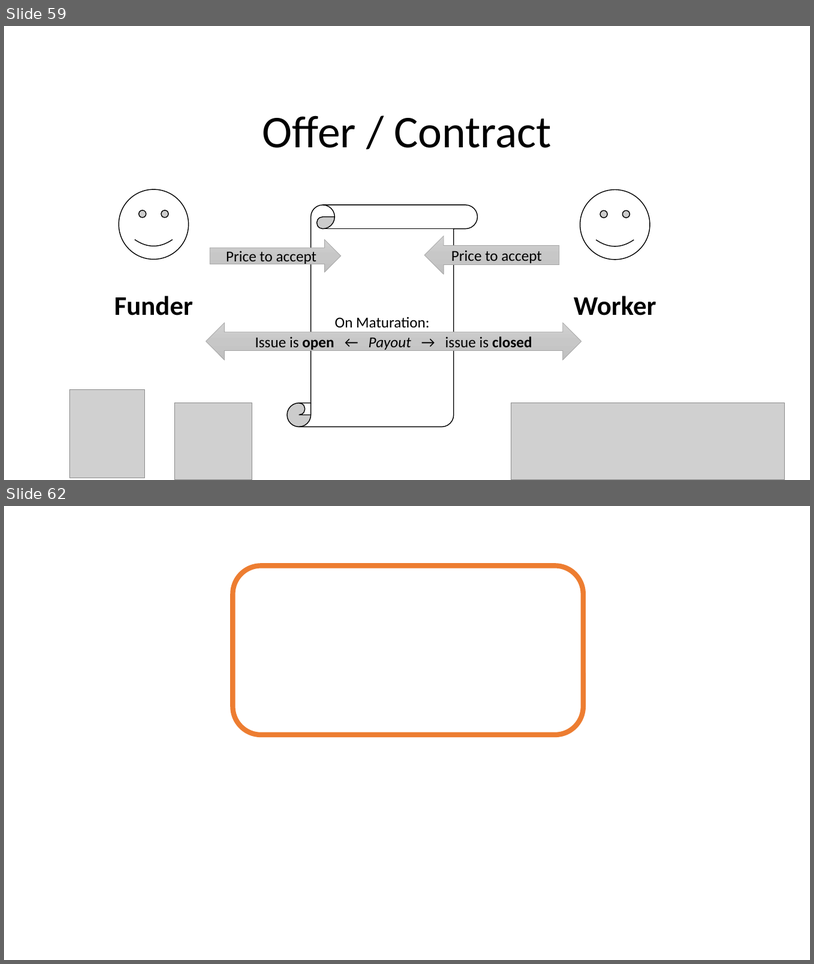
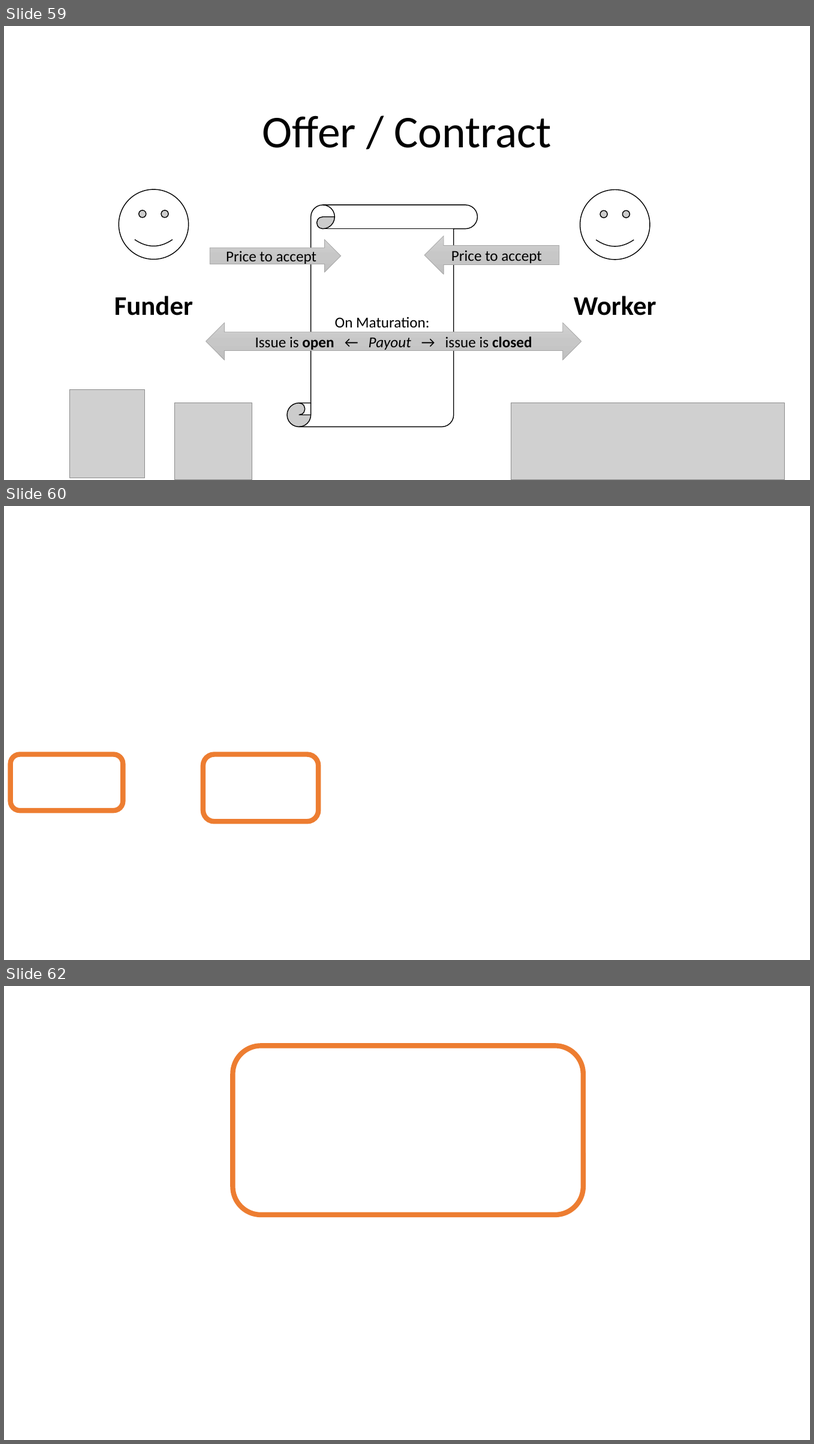
Before and after one commit to GeorgLink/georglink.github.io, a slide deck: study/Tutorial.pptx. Shown one above the other, each under a label of ours: slides 59 and 62 before the commit, slides 59, 60 and 62 after it; the slides between them are not shown. The pictures are 814x964 and 814x1444 pixels, drawn with LibreOffice and Linux fonts; fonts in the diff are those of the drawing; grey boxes stand for pictures; background and template pictures are left out. Boxes give left, top, right and bottom in pixels: in the first picture for what was removed or moved away, otherwise in the second. Text is boxed around its words. In the diff, an @@ line names an element or a change of style, - is before the commit and + after.

```diff
--- a/study/Tutorial.pptx
+++ b/study/Tutorial.pptx
@@ slide 60 added at <box>4,506,810,960</box>, background picture (left out) @@
@@ rounded rectangle added at <box>11,754,123,810</box>, outline #ED7D31 6 pt @@
@@ rounded rectangle added at <box>203,754,318,821</box>, outline #ED7D31 6 pt @@
@@ rectangle added at <box>4,816,810,853</box>, fill #FFFFFF, outline #FFFFFF 1 pt @@
```
Also in this commit, not shown: 5 slides changed, 3 other slides added, 4 slides removed, 1 other file.
